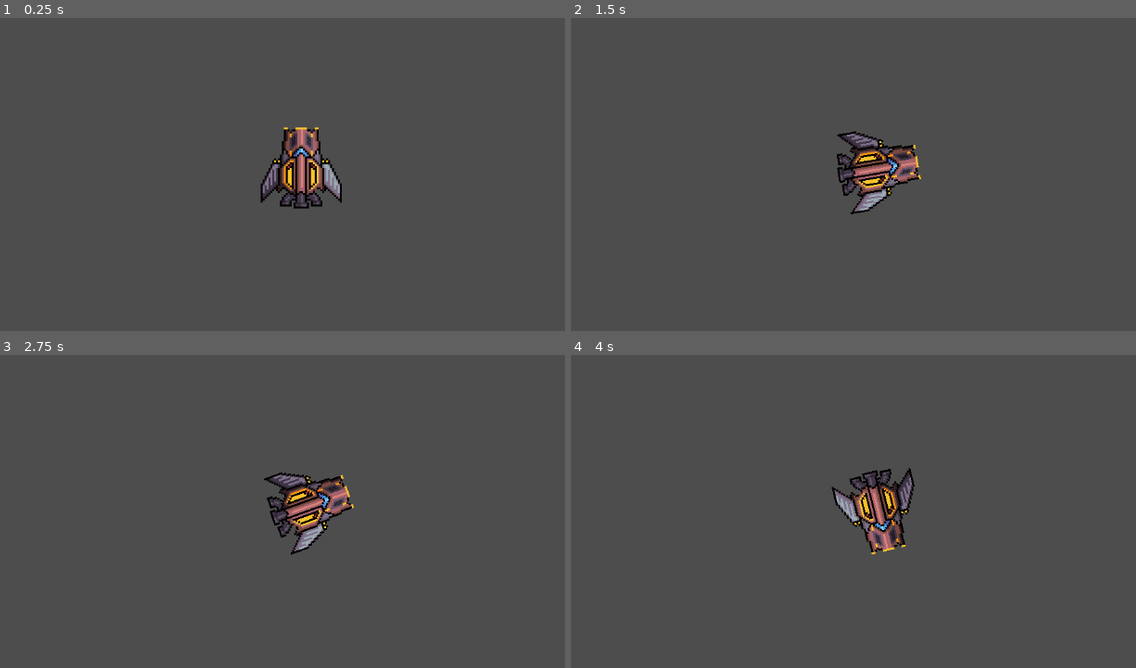
Above: before the commit, frames 1-4 (two rows, left to right).
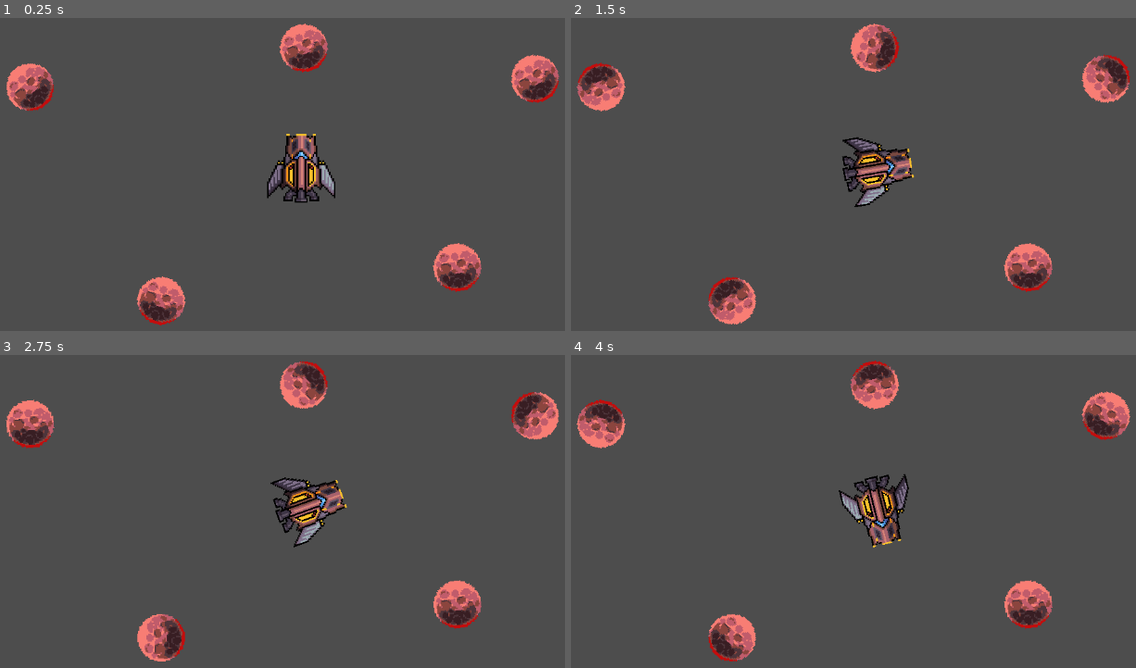
Above: after the commit, the same moments.

Repository: alifeee/space-pirates
Game: Godot game, scene res://NodeScenes/AstroidsTest.tscn
The game is run twice, just before and just after one commit, with the same random seed, the same clock (stepped at 60 frames per second) and the same inputs. This scene is started directly instead of the project's main scene.
Inputs (mouse positions are in pixels of both pictures, inside the frame that each line leads up to):
- Up to frame 1 (0.25 s): no input
- Up to frame 2 (1.5 s): tap Enter (joy1_action1) at 0.5, 1.35 s; move the mouse to (1034, 152) at 0.52 s; hold Right (right) from 0.53 s (still down); tap Space (add_coal) at 0.6 s; click (1034, 152) at 0.67 s; move the mouse to (723, 193) at 1.27 s
- Up to frame 3 (2.75 s): move the mouse to (372, 417) at 2.02 s; release Right (right) at 2.03 s; hold Left (left) from 2.03 s (still down); tap Space (add_coal) at 2.1 s
- Up to frame 4 (4 s): move the mouse to (836, 592) at 2.77 s; release Left (left) at 2.78 s; hold Right (right) from 2.78 s (still down); tap Enter (joy1_action1) at 2.85 s; click (836, 592) at 2.92 s; move the mouse to (1090, 570) at 3.52 s; tap Space (add_coal) at 3.6 s

The runs differ from the first frame. In frame 1, 6.5% of the frame differs, in the area x 1-100%, y 1-99%; in frame 2, 6.5%, in the area x 0-100%, y 1-98%; in frame 3, 6.5%; in frame 4, 6.5%.

Commit message:
Asteroids incoming!

Diff:
--- /dev/null
+++ b/Assets/NodeAssets/asteroid.tscn
@@ -0,0 +1,22 @@
+[gd_scene load_steps=4 format=3 uid="uid://5qslbyyyg40x"]
+
+[ext_resource type="Script" path="res://Scripts/asteroid.gd" id="1_ltq0j"]
+[ext_resource type="Texture2D" uid="uid://dfetu76rpdoe7" path="res://Assets/Space shit/Asteroide.png" id="1_xkps5"]
+
+[sub_resource type="CircleShape2D" id="CircleShape2D_ao4sc"]
+
+[node name="Asteroid" type="Node2D"]
+script = ExtResource("1_ltq0j")
+
+[node name="Area2D" type="Area2D" parent="."]
+
+[node name="CollisionShape2D" type="CollisionShape2D" parent="Area2D"]
+scale = Vector2(4.06178, 4.06178)
+shape = SubResource("CircleShape2D_ao4sc")
+
+[node name="Asteroide" type="Sprite2D" parent="."]
+rotation = -0.175174
+scale = Vector2(2.3, 2.3)
+texture = ExtResource("1_xkps5")
+hframes = 2
+vframes = 3
--- a/NodeScenes/AstroidsTest.tscn
+++ b/NodeScenes/AstroidsTest.tscn
@@ -1,22 +1,177 @@
-[gd_scene load_steps=4 format=3 uid="uid://c8cyweua1jrrv"]
+[gd_scene load_steps=23 format=3 uid="uid://c8cyweua1jrrv"]
 
 [ext_resource type="Script" path="res://Scripts/ShipController.gd" id="1_jfeiv"]
-[ext_resource type="Texture2D" uid="uid://b1f1rtugrqdat" path="res://Assets/Space shit/spaceship/spaceship.png" id="2_ka45g"]
+[ext_resource type="PackedScene" uid="uid://5qslbyyyg40x" path="res://Assets/NodeAssets/asteroid.tscn" id="3_01bnj"]
+[ext_resource type="Texture2D" uid="uid://bscurni1iuq57" path="res://Assets/Space shit/spaceship/death.png" id="3_tqclc"]
 
-[sub_resource type="CapsuleShape2D" id="CapsuleShape2D_08qko"]
+[sub_resource type="RectangleShape2D" id="RectangleShape2D_rcuwi"]
+size = Vector2(15.6667, 22)
+
+[sub_resource type="AtlasTexture" id="AtlasTexture_tse5c"]
+atlas = ExtResource("3_tqclc")
+region = Rect2(0, 0, 640, 640)
+
+[sub_resource type="AtlasTexture" id="AtlasTexture_b2823"]
+atlas = ExtResource("3_tqclc")
+region = Rect2(0, 0, 640, 640)
+
+[sub_resource type="AtlasTexture" id="AtlasTexture_oiq3h"]
+atlas = ExtResource("3_tqclc")
+region = Rect2(640, 0, 640, 640)
+
+[sub_resource type="AtlasTexture" id="AtlasTexture_kvs8q"]
+atlas = ExtResource("3_tqclc")
+region = Rect2(1280, 0, 640, 640)
+
+[sub_resource type="AtlasTexture" id="AtlasTexture_5jng6"]
+atlas = ExtResource("3_tqclc")
+region = Rect2(1920, 0, 640, 640)
+
+[sub_resource type="AtlasTexture" id="AtlasTexture_3fn6j"]
+atlas = ExtResource("3_tqclc")
+region = Rect2(2560, 0, 640, 640)
+
+[sub_resource type="AtlasTexture" id="AtlasTexture_n8xav"]
+atlas = ExtResource("3_tqclc")
+region = Rect2(3200, 0, 640, 640)
+
+[sub_resource type="AtlasTexture" id="AtlasTexture_uivmu"]
+atlas = ExtResource("3_tqclc")
+region = Rect2(3840, 0, 640, 640)
+
+[sub_resource type="AtlasTexture" id="AtlasTexture_ggp2a"]
+atlas = ExtResource("3_tqclc")
+region = Rect2(4480, 0, 640, 640)
+
+[sub_resource type="AtlasTexture" id="AtlasTexture_r50o7"]
+atlas = ExtResource("3_tqclc")
+region = Rect2(5120, 0, 640, 640)
+
+[sub_resource type="AtlasTexture" id="AtlasTexture_iplp7"]
+atlas = ExtResource("3_tqclc")
+region = Rect2(5760, 0, 640, 640)
+
+[sub_resource type="AtlasTexture" id="AtlasTexture_v4tci"]
+atlas = ExtResource("3_tqclc")
+region = Rect2(6400, 0, 640, 640)
+
+[sub_resource type="AtlasTexture" id="AtlasTexture_j4cui"]
+atlas = ExtResource("3_tqclc")
+region = Rect2(7040, 0, 640, 640)
+
+[sub_resource type="AtlasTexture" id="AtlasTexture_7dpow"]
+atlas = ExtResource("3_tqclc")
+region = Rect2(7680, 0, 640, 640)
+
+[sub_resource type="AtlasTexture" id="AtlasTexture_7g5n4"]
+atlas = ExtResource("3_tqclc")
+region = Rect2(8320, 0, 640, 640)
+
+[sub_resource type="AtlasTexture" id="AtlasTexture_l3buk"]
+atlas = ExtResource("3_tqclc")
+region = Rect2(8960, 0, 640, 640)
+
+[sub_resource type="AtlasTexture" id="AtlasTexture_rh0gb"]
+atlas = ExtResource("3_tqclc")
+region = Rect2(9600, 0, 640, 640)
+
+[sub_resource type="SpriteFrames" id="SpriteFrames_wvedr"]
+animations = [{
+"frames": [{
+"duration": 1.0,
+"texture": SubResource("AtlasTexture_tse5c")
+}],
+"loop": false,
+"name": &"Idle",
+"speed": 5.0
+}, {
+"frames": [{
+"duration": 1.0,
+"texture": SubResource("AtlasTexture_b2823")
+}, {
+"duration": 1.0,
+"texture": SubResource("AtlasTexture_oiq3h")
+}, {
+"duration": 1.0,
+"texture": SubResource("AtlasTexture_kvs8q")
+}, {
+"duration": 1.0,
+"texture": SubResource("AtlasTexture_5jng6")
+}, {
+"duration": 1.0,
+"texture": SubResource("AtlasTexture_3fn6j")
+}, {
+"duration": 1.0,
+"texture": SubResource("AtlasTexture_n8xav")
+}, {
+"duration": 1.0,
+"texture": SubResource("AtlasTexture_uivmu")
+}, {
+"duration": 1.0,
+"texture": SubResource("AtlasTexture_ggp2a")
+}, {
+"duration": 1.0,
+"texture": SubResource("AtlasTexture_r50o7")
+}, {
+"duration": 1.0,
+"texture": SubResource("AtlasTexture_iplp7")
+}, {
+"duration": 1.0,
+"texture": SubResource("AtlasTexture_v4tci")
+}, {
+"duration": 1.0,
+"texture": SubResource("AtlasTexture_j4cui")
+}, {
+"duration": 1.0,
+"texture": SubResource("AtlasTexture_7dpow")
+}, {
+"duration": 1.0,
+"texture": SubResource("AtlasTexture_7g5n4")
+}, {
+"duration": 1.0,
+"texture": SubResource("AtlasTexture_l3buk")
+}, {
+"duration": 1.0,
+"texture": SubResource("AtlasTexture_rh0gb")
+}],
+"loop": false,
+"name": &"ShipDeath",
+"speed": 10.0
+}]
 
 [node name="Node2D" type="Node2D"]
 
-[node name="CharacterBody2D" type="CharacterBody2D" parent="."]
+[node name="Player" type="Node2D" parent="."]
+
+[node name="SpaceShip" type="CharacterBody2D" parent="Player"]
 position = Vector2(577, 322)
 script = ExtResource("1_jfeiv")
-max_move_speed = 200.0
+max_move_speed = 600.0
 deceleration = 1.5
 
-[node name="CollisionShape2D" type="CollisionShape2D" parent="CharacterBody2D"]
+[node name="Collider" type="CollisionShape2D" parent="Player/SpaceShip"]
+position = Vector2(0, -6)
 scale = Vector2(6, 6)
-shape = SubResource("CapsuleShape2D_08qko")
+shape = SubResource("RectangleShape2D_rcuwi")
+one_way_collision_margin = 0.0
 
-[node name="Sprite2D" type="Sprite2D" parent="CharacterBody2D"]
-scale = Vector2(0.3, 0.3)
-texture = ExtResource("2_ka45g")
+[node name="AnimatedSprite2D" type="AnimatedSprite2D" parent="Player/SpaceShip"]
+scale = Vector2(0.254563, 0.254563)
+sprite_frames = SubResource("SpriteFrames_wvedr")
+animation = &"Idle"
+autoplay = "Idle"
+
+[node name="Asteroid" parent="." instance=ExtResource("3_01bnj")]
+position = Vector2(155, 190)
+
+[node name="Asteroid2" parent="." instance=ExtResource("3_01bnj")]
+position = Vector2(941, 177)
+
+[node name="Asteroid3" parent="." instance=ExtResource("3_01bnj")]
+position = Vector2(359, 523)
+
+[node name="Asteroid4" parent="." instance=ExtResource("3_01bnj")]
+position = Vector2(581, 129)
+
+[node name="Asteroid5" parent="." instance=ExtResource("3_01bnj")]
+position = Vector2(820, 471)
--- a/Scripts/ShipController.gd
+++ b/Scripts/ShipController.gd
@@ -7,17 +7,24 @@
 @export var acceleration = 0.5
 @export var deceleration = 0.5
 
+@onready var _animated_sprite = $AnimatedSprite2D
+
+var shipIsDead = false
 var move_speed = 0
 var coal_count = 0
 var rotation_direction = 0
 
+var collider
+
 func get_input():
+	if(shipIsDead):
+		return
+
 	rotation_direction = Input.get_axis("left", "right")
-	#velocity = -transform.y * Input.get_action_raw_strength("Go!") * move_speed
 	if(Input.is_action_just_pressed("add_coal")):
 		increase_coal(coal_increase_amount)
 
-func _process(delta):
+func _process(_delta):
 	get_input()
 
 func _physics_process(delta):
@@ -30,10 +37,19 @@
 		move_speed = move_toward(move_speed, 0, deceleration)
 		move_speed = clamp(move_speed, 0, max_move_speed)
 		velocity = -transform.y * move_speed
-		coal_count = 0;
+		coal_count = 0
 
 	rotation += rotation_direction * rotation_speed * delta
 	move_and_slide()
 
 func increase_coal(coalAmount):
 	coal_count += coalAmount
+
+func kills_ship():
+	shipIsDead = true
+	_animated_sprite.play("ShipDeath")
+	coal_count = 0
+
+func _on_area_2d_body_entered(body):
+	kills_ship()
+	print("Hit Astroid!!: " + body.name)
--- /dev/null
+++ b/Scripts/asteroid.gd
@@ -0,0 +1,12 @@
+extends Node2D
+
+@export var spinSpeed = 1
+
+# Called when the node enters the scene tree for the first time.
+func _ready():
+	spinSpeed = spinSpeed * randf_range(0, 3) * randf_range(-1, 1)
+
+
+# Called every frame. 'delta' is the elapsed time since the previous frame.
+func _process(delta):
+	rotate(spinSpeed * delta)
Not shown: 1 places in NodeScenes/ControllerTest.tscn that only renumber resources
